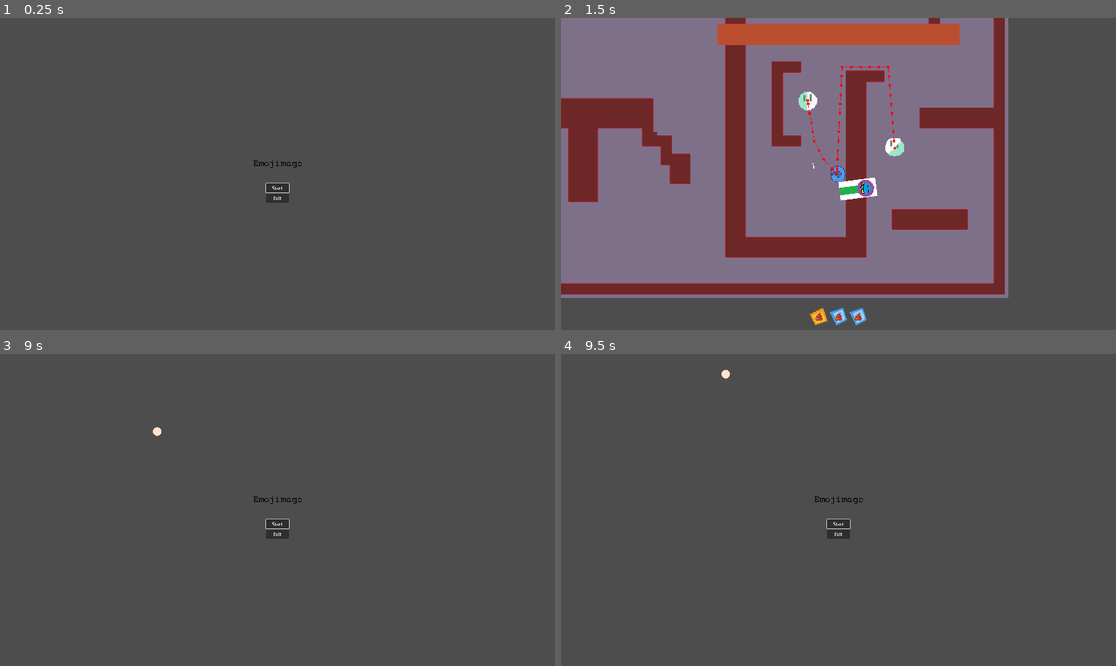
Above: before the commit, frames 1-4 (two rows, left to right).
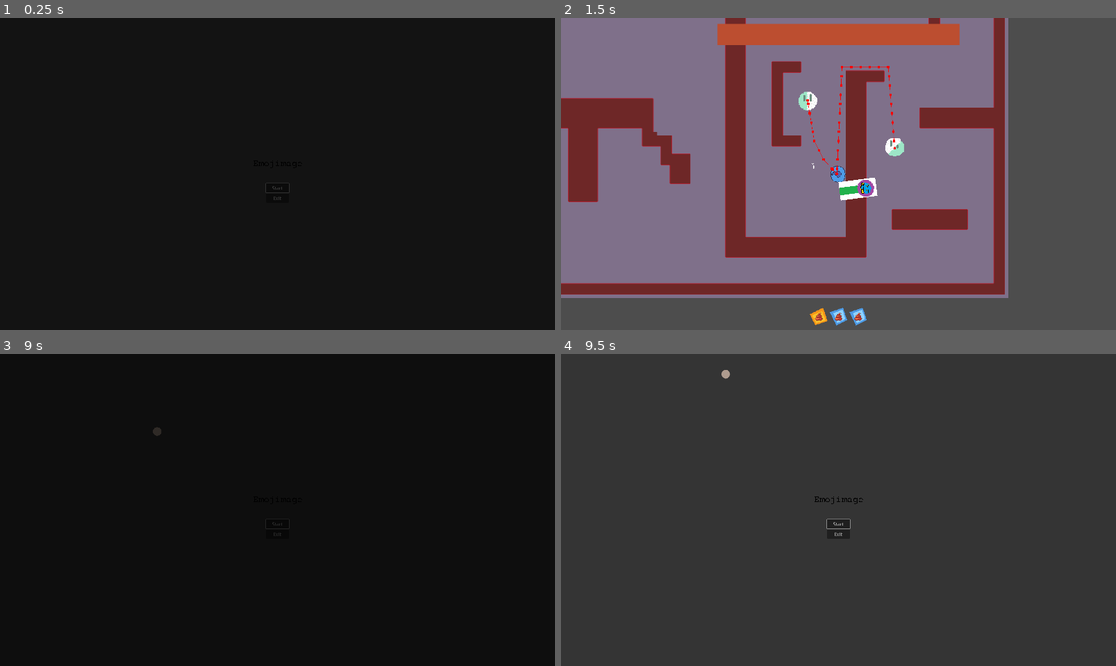
Above: after the commit, the same moments.

Repository: JulianNeuberger/EmojiMage
Game: Godot game, scene res://gui/MainMenu/MainMenu.tscn
Same seed, same stepped clock (60 frames per second), same inputs: the game is played once before the commit and once after it.
Inputs (mouse positions are in pixels of both pictures, inside the frame that each line leads up to):
- Up to frame 1 (0.25 s): no input
- Up to frame 2 (1.5 s): click "Start" at 0.5 s; move the mouse to (960, 158) at 1.27 s; hold D (Right) from 1.28 s (still down); tap S (Bottom) at 1.35 s
- Up to frame 3 (9 s): move the mouse to (166, 525) at 2.02 s; release D (Right) at 2.03 s; hold A (Left) 2.03-2.78 s; tap W (Top) every 2.25 s from 2.1 to 8.85 s; move the mouse to (333, 441) at 2.77 s; press the mouse at (333, 441) at 2.78 s; hold D (Right) 2.78-4.28 s; move the mouse to (249, 572) at 3.52 s; release the mouse at (249, 572) at 3.53 s; tap S (Bottom) at 3.6, 5.85, 8.1 s; move the mouse to (444, 556) at 4.27 s; hold A (Left) 4.28-6.53 s; move the mouse to (111, 463) at 5.02 s; click (111, 463) at 5.1 s; move the mouse to (305, 510) at 5.77 s; move the mouse to (194, 432) at 6.52 s; hold D (Right) 6.53-8.78 s; move the mouse to (399, 494) at 7.27 s; press the mouse at (399, 494) at 7.28 s; move the mouse to (166, 525) at 8.02 s; release the mouse at (166, 525) at 8.03 s; move the mouse to (333, 441) at 8.77 s; hold A (Left) from 8.78 s (still down)
- Up to frame 4 (9.5 s): keep holding A (Left)

The runs differ from the first frame. In frame 1, 100% of the frame differs, in the area x 0-100%, y 0-100%; in frame 2, nothing differs; in frame 3, 100%; in frame 4, 100%.

Commit message:
add scene transitions

Diff:
--- /dev/null
+++ b/gui/Blackout/Blackout.tscn
@@ -0,0 +1,18 @@
+[gd_scene load_steps=3 format=3 uid="uid://b3tq33mb1kgvc"]
+
+[sub_resource type="Gradient" id="Gradient_b70f2"]
+colors = PackedColorArray(0, 0, 0, 1, 0, 0, 0, 1)
+
+[sub_resource type="GradientTexture2D" id="GradientTexture2D_f123e"]
+gradient = SubResource("Gradient_b70f2")
+fill_from = Vector2(1, 0)
+fill_to = Vector2(0, 0)
+
+[node name="Blackout" type="TextureRect"]
+anchors_preset = 15
+anchor_right = 1.0
+anchor_bottom = 1.0
+grow_horizontal = 2
+grow_vertical = 2
+mouse_filter = 2
+texture = SubResource("GradientTexture2D_f123e")
--- a/gui/MainMenu/MainMenu.gd
+++ b/gui/MainMenu/MainMenu.gd
@@ -9,15 +9,19 @@
 	start_button = $CanvasLayer/CenterContainer/VBoxContainer/Start
 	game_saver = get_node("/root/GameSaver")
 	grab_gui_focus()
+	_fade_scene_in()
 
 func _on_start_pressed():
+	_fade_scene_out()
 	game_saver.delete_game()
 	get_tree().change_scene_to_file("res://levels/Level1/Level1.tscn")
 
 func _on_exit_pressed():
+	_fade_scene_out()
 	get_tree().quit()
 
 func _on_continue_pressed():
+	_fade_scene_out()
 	get_tree().change_scene_to_file("res://levels/Level1/Level1.tscn")
 
 func grab_gui_focus():
@@ -32,3 +36,16 @@
 func _on_gui_toggle_toggle(value):
 	if !value:
 		grab_gui_focus()
+
+func _fade_scene_out():
+	var gui_fade = $CanvasLayer/GuiFade
+	if gui_fade:
+		gui_fade.fade_in()
+		await gui_fade.finished_fade
+
+func _fade_scene_in():
+	var gui_fade = $CanvasLayer/GuiFade
+	if gui_fade:
+		gui_fade.modulate.a = 1
+		gui_fade.fade_out()
+		await gui_fade.finished_fade
--- a/gui/MainMenu/MainMenu.tscn
+++ b/gui/MainMenu/MainMenu.tscn
@@ -1,10 +1,12 @@
-[gd_scene load_steps=6 format=3 uid="uid://bcppc16nfrh8d"]
+[gd_scene load_steps=8 format=3 uid="uid://bcppc16nfrh8d"]
 
 [ext_resource type="Texture2D" uid="uid://do0rahvxndj06" path="res://gui/MainMenu/Logo.png" id="1_65guv"]
 [ext_resource type="Script" path="res://gui/MainMenu/MainMenu.gd" id="1_f1kpf"]
 [ext_resource type="PackedScene" uid="uid://sevmmo1nmpks" path="res://gui/AdminTerminal/AdminTerminal.tscn" id="3_0h1vq"]
 [ext_resource type="PackedScene" uid="uid://b100d4col6tvy" path="res://gui/GUIToggle/GUIToggle.tscn" id="3_kqct5"]
+[ext_resource type="PackedScene" uid="uid://if6mc66q2ou6" path="res://gui/Transitions/GUIFade.tscn" id="5_3q78q"]
 [ext_resource type="PackedScene" uid="uid://ct4udox2r2r15" path="res://PlayerInputs/PlayerMainMenuHandler.tscn" id="5_wghs4"]
+[ext_resource type="PackedScene" uid="uid://b3tq33mb1kgvc" path="res://gui/Blackout/Blackout.tscn" id="6_hqk2h"]
 
 [node name="MainMenu" type="Node2D"]
 script = ExtResource("1_f1kpf")
@@ -70,6 +72,14 @@
 grow_vertical = 0
 metadata/_edit_use_anchors_ = true
 
+[node name="GuiFade" parent="CanvasLayer" instance=ExtResource("5_3q78q")]
+mouse_filter = 2
+fade_out_duration = 1.0
+
+[node name="Blackout" parent="CanvasLayer/GuiFade" instance=ExtResource("6_hqk2h")]
+layout_mode = 1
+mouse_filter = 2
+
 [node name="PlayerMainMenuHandler" parent="." instance=ExtResource("5_wghs4")]
 
 [connection signal="pressed" from="CanvasLayer/CenterContainer/VBoxContainer/Continue" to="." method="_on_continue_pressed"]
--- /dev/null
+++ b/gui/Transitions/GUIFade.gd
@@ -0,0 +1,23 @@
+extends Control
+class_name GuiFade
+
+@export var fade_in_duration: float = 1.0
+@export var fade_out_duration: float = 1.0
+signal finished_fade
+
+func fade_in():
+	var tween = create_tween()
+	tween.tween_property(
+		self, "modulate:a", 1, fade_in_duration
+		)
+	tween.tween_callback(_finish_fade)
+
+func fade_out():
+	var tween = create_tween()
+	tween.tween_property(
+		self, "modulate:a", 0, fade_out_duration
+		)
+	tween.tween_callback(_finish_fade)
+
+func _finish_fade():
+	finished_fade.emit()
--- /dev/null
+++ b/gui/Transitions/GUIFade.tscn
@@ -0,0 +1,15 @@
+[gd_scene load_steps=2 format=3 uid="uid://if6mc66q2ou6"]
+
+[ext_resource type="Script" path="res://gui/Transitions/GUIFade.gd" id="1_hw8xs"]
+
+[node name="GuiFade" type="Control"]
+layout_mode = 3
+anchors_preset = 15
+anchor_right = 1.0
+anchor_bottom = 1.0
+grow_horizontal = 2
+grow_vertical = 2
+mouse_filter = 2
+script = ExtResource("1_hw8xs")
+fade_in_duration = 2.0
+fade_out_duration = 2.0
--- a/levels/GameOverChangeComponent.gd
+++ b/levels/GameOverChangeComponent.gd
@@ -8,4 +8,5 @@
 	wizard.health.on_death.connect(change_scene)
 
 func change_scene(health: Health):
+	get_parent().fade_scene_out()
 	get_tree().change_scene_to_packed(game_over_scene)
--- a/levels/LevelChangeComponent.gd
+++ b/levels/LevelChangeComponent.gd
@@ -9,4 +9,5 @@
 func change_scene():
 	if game_saver:
 		game_saver.save_game()
+	get_parent().fade_scene_out()
 	get_tree().change_scene_to_packed(next_scene)
--- a/levels/LevelPrototype.tscn
+++ b/levels/LevelPrototype.tscn
@@ -16,7 +16,9 @@
 [ext_resource type="PackedScene" uid="uid://doamhicv54yp6" path="res://PlayerInputs/PlayerGUIHandler.tscn" id="15_fck0f"]
 [ext_resource type="PackedScene" uid="uid://bmddgc4p4tad2" path="res://HealthBar/HealthBar.tscn" id="16_njbwd"]
 [ext_resource type="PackedScene" uid="uid://cgqqflee25ey0" path="res://HealthBar/HealthAdapter.tscn" id="17_2ftoq"]
+[ext_resource type="PackedScene" uid="uid://if6mc66q2ou6" path="res://gui/Transitions/GUIFade.tscn" id="17_7fiqp"]
 [ext_resource type="PackedScene" uid="uid://dbbvf5r7satm3" path="res://levels/GrantRewardComponent.tscn" id="18_4r1ob"]
+[ext_resource type="PackedScene" uid="uid://b3tq33mb1kgvc" path="res://gui/Blackout/Blackout.tscn" id="18_jc4wb"]
 [ext_resource type="Resource" uid="uid://ktp05k2sat2q" path="res://Wand/HandWand.tres" id="19_5qgxu"]
 [ext_resource type="PackedScene" uid="uid://d0nokkb8aiycw" path="res://levels/LevelChangeComponent.tscn" id="20_6ym35"]
 [ext_resource type="PackedScene" uid="uid://bcppc16nfrh8d" path="res://gui/MainMenu/MainMenu.tscn" id="21_0bb67"]
@@ -103,6 +105,13 @@
 [node name="HeathAdapter" parent="CanvasLayer/HealthBar" node_paths=PackedStringArray("health_bar") instance=ExtResource("17_2ftoq")]
 health_bar = NodePath("..")
 
+[node name="GuiFade" parent="CanvasLayer" instance=ExtResource("17_7fiqp")]
+fade_in_duration = 0.3
+fade_out_duration = 0.3
+
+[node name="Blackout" parent="CanvasLayer/GuiFade" instance=ExtResource("18_jc4wb")]
+layout_mode = 1
+
 [node name="GrantRewardComponent" parent="." instance=ExtResource("18_4r1ob")]
 wand_reward = ExtResource("19_5qgxu")
 
--- a/levels/testbed.gd
+++ b/levels/testbed.gd
@@ -7,3 +7,19 @@
 	game_saver = get_node("/root/GameSaver")
 	if game_saver and game_saver.has_save():
 		game_saver.load_game()
+	fade_scene_in()
+
+func fade_scene_out():
+	var gui_fade = $CanvasLayer/GuiFade
+	print(gui_fade)
+	if gui_fade:
+		gui_fade.fade_in()
+		await gui_fade.finished_fade
+
+func fade_scene_in():
+	var gui_fade = $CanvasLayer/GuiFade
+	print(gui_fade)
+	if gui_fade:
+		gui_fade.modulate.a = 1
+		gui_fade.fade_out()
+		await gui_fade.finished_fade
Not shown: 1 places in Wand/Wand.tscn that only renumber resources
Not shown: 1 places in levels/LevelPrototype.tscn that only renumber resources
